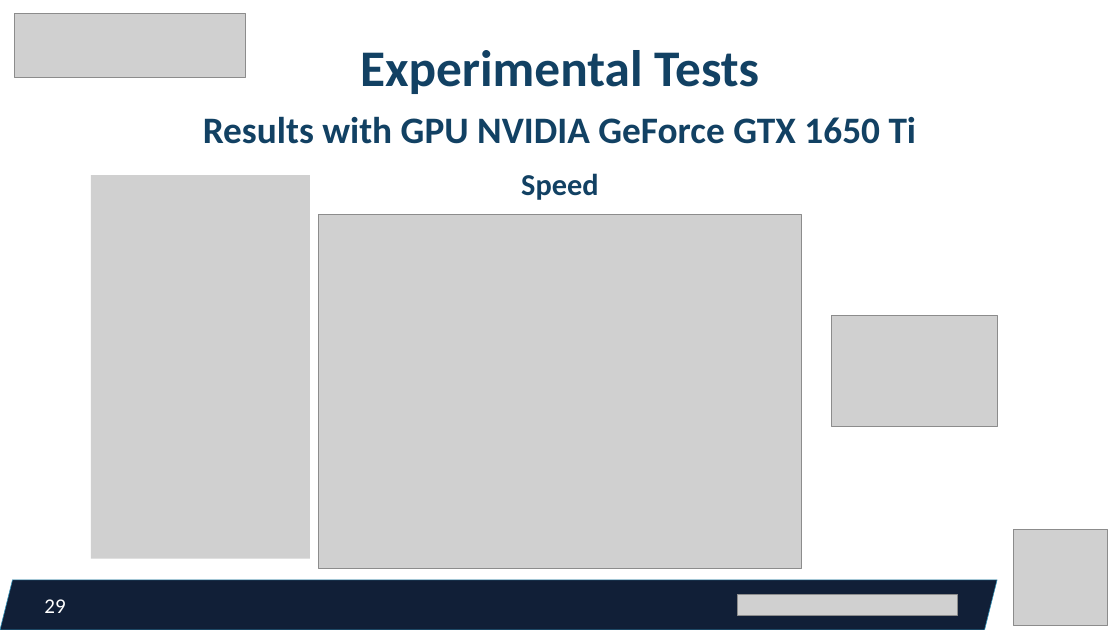
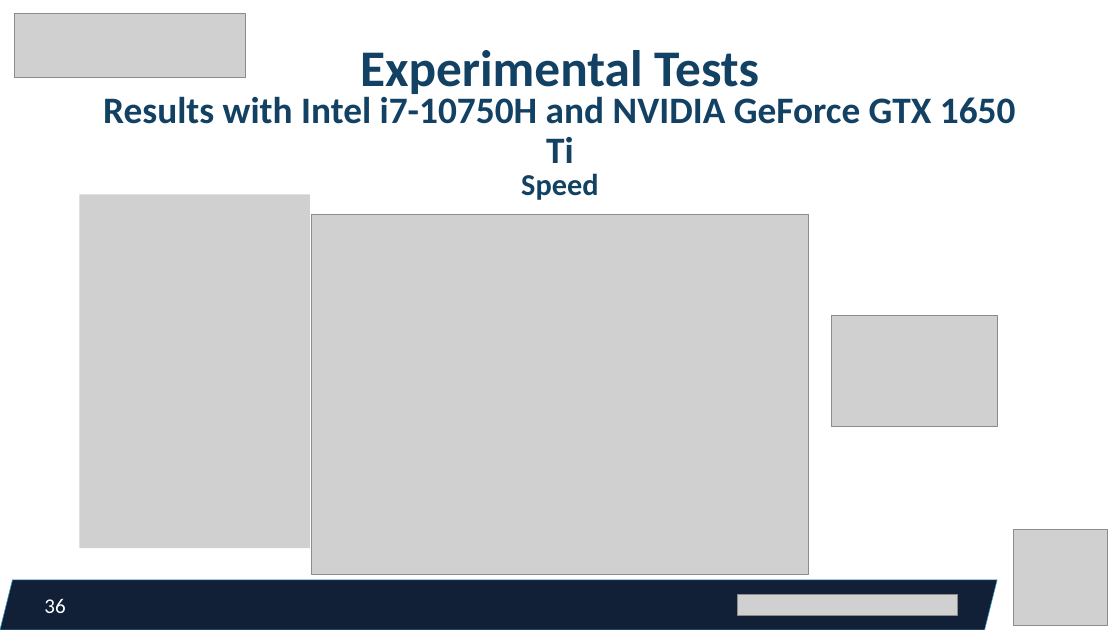
Before and after one commit to federicorossifr/eupilot-cini-mandown, a slide deck: slide 36 of pp_12_01_23.pptx (slide 29 before the commit). Drawn at 1120x630 pixels with LibreOffice and Linux fonts; fonts in the diff are those of the drawing; grey boxes stand for pictures. Boxes give left, top, right and bottom in pixels: in the first picture for what was removed or moved away, otherwise in the second. Text is boxed around its words. In the diff, an @@ line names an element or a change of style, - is before the commit and + after.

```diff
--- a/pp_12_01_23.pptx
+++ b/pp_12_01_23.pptx
@@ text at [103,92,1016,163]: text changed @@
-Results with GPU NVIDIA GeForce GTX 1650 Ti
+Results with Intel i7-10750H and NVIDIA GeForce GTX 1650 Ti
@@ picture: place and size @@
-picture at [91,175,310,558]
+picture at [80,194,310,548]
@@ picture: place and size @@
-picture at [318,214,802,568]
+picture at [312,214,808,574]
@@ page number at [44,598,65,613]: text changed @@
-29
+36
```
Also in this commit, not shown: 10 other slides changed, 9 slides added.
